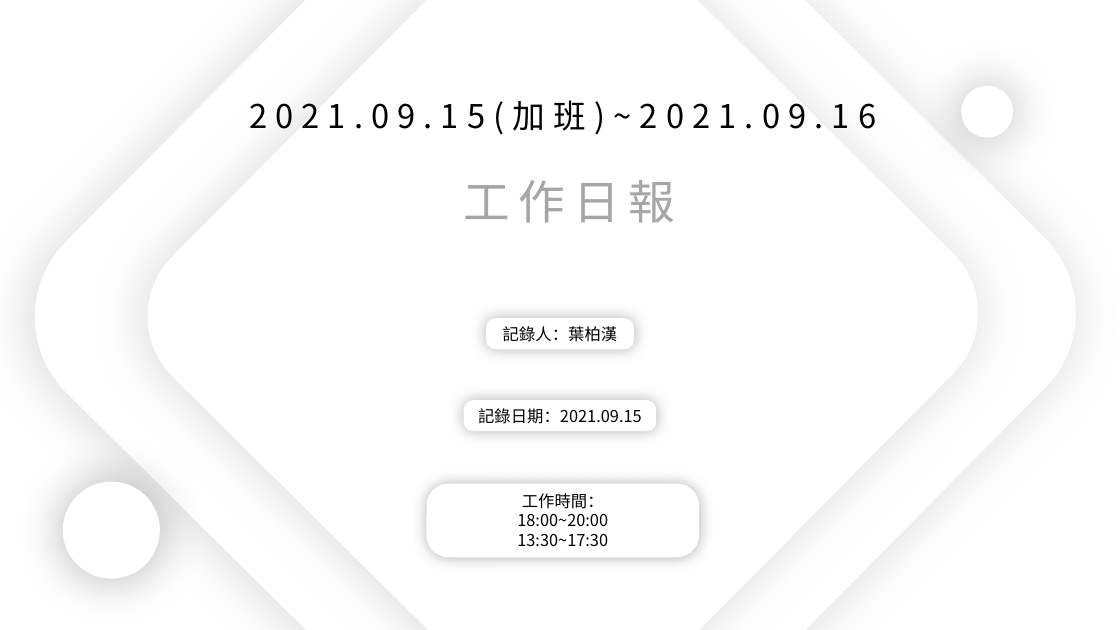
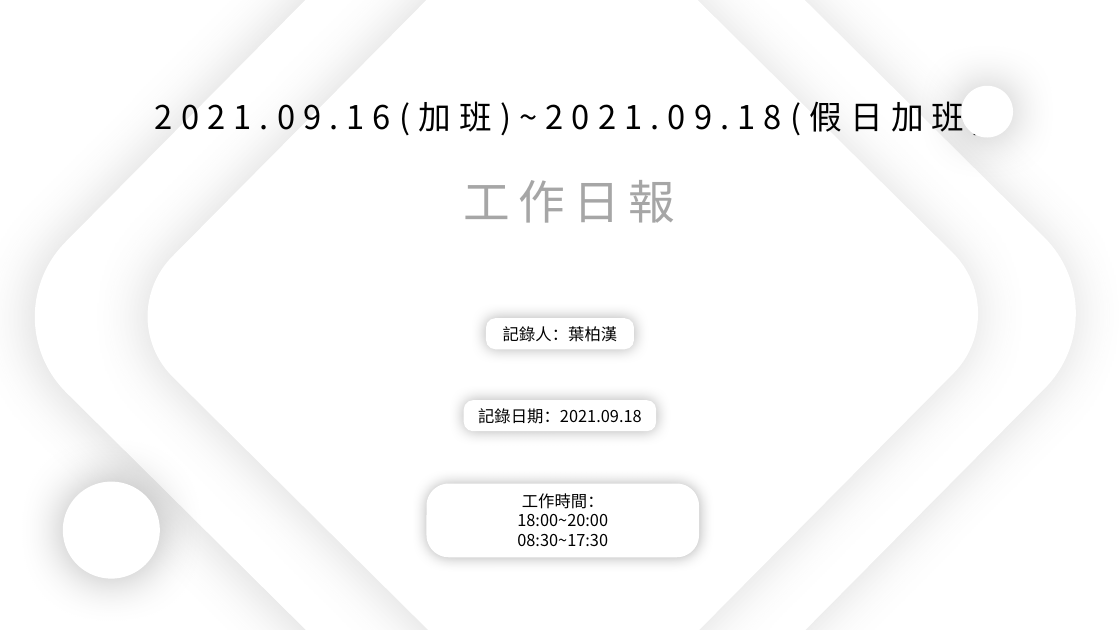
Before and after one commit to king637324/KnowledgeGreenhouseSystem, a slide deck: slide 1 of 工作日報_葉柏漢/2021.09/2021.09.15(加班)~2021.09.16工作日報_葉柏漢.pptx. Drawn at 1120x630 pixels with LibreOffice and Linux fonts; fonts in the diff are those of the drawing. Boxes give left, top, right and bottom in pixels: in the first picture for what was removed or moved away, otherwise in the second. Text is boxed around its words. In the diff, an @@ line names an element or a change of style, - is before the commit and + after.

```diff
--- a/工作日報_葉柏漢/2021.09/2021.09.15(加班)~2021.09.16工作日報_葉柏漢.pptx
+++ b/工作日報_葉柏漢/2021.09/2021.09.15(加班)~2021.09.16工作日報_葉柏漢.pptx
@@ text at (155, 101, 984, 136): text changed @@
-2021.09.15(加班)~2021.09.16
+2021.09.16(加班)~2021.09.18(假日加班)
@@ text at (478, 408, 642, 424): text changed @@
-記錄日期：2021.09.15
+記錄日期：2021.09.18
@@ text at (517, 534, 608, 546): text changed @@
-13:30~17:30
+08:30~17:30
```
Also in this commit, not shown: 1 other slide changed, 3 slides added, 3 slides removed, 9 other files.
